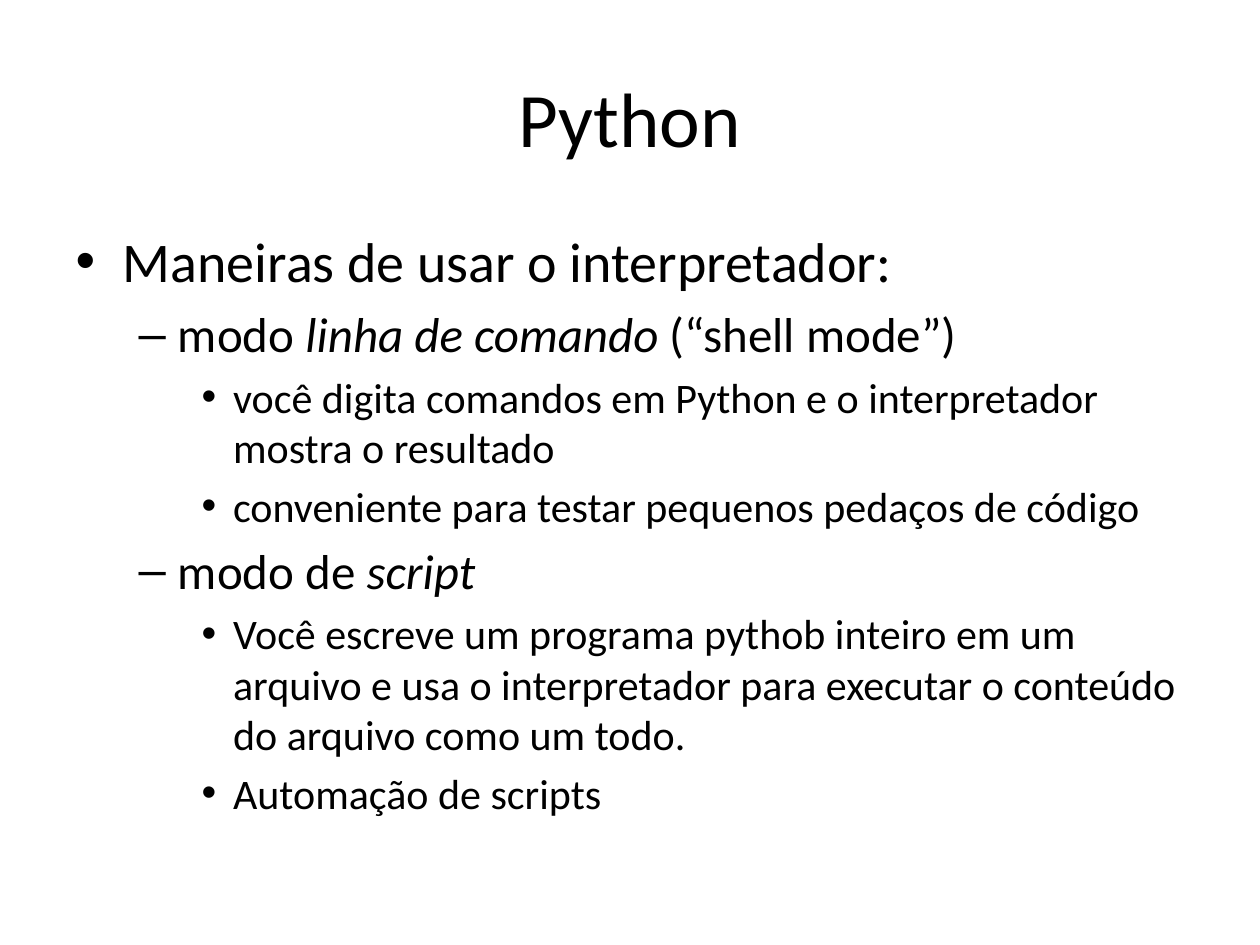
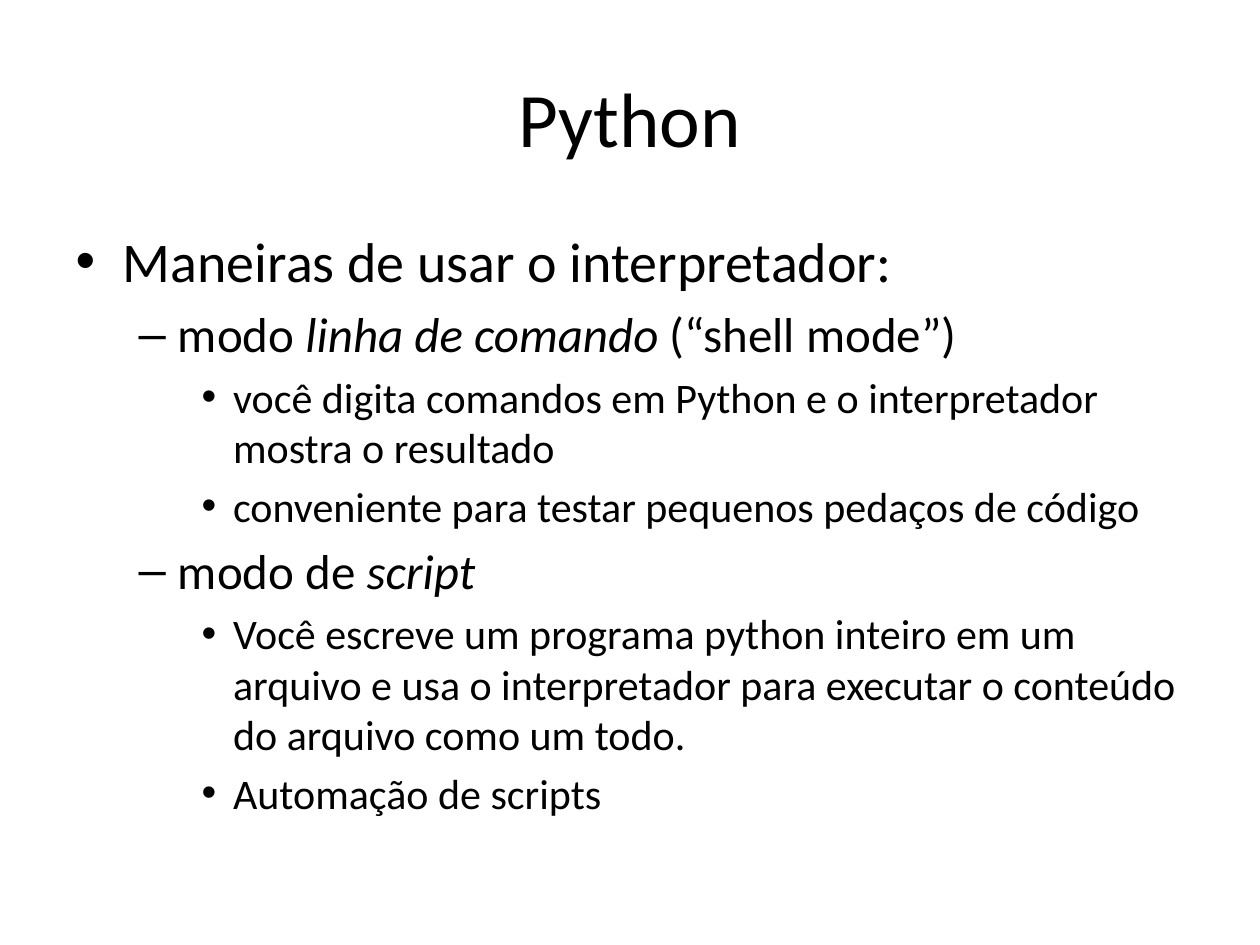
Before and after one commit to niviaquental/niviaquental.github.io, a slide deck: slide 4 of AutomacaoComScripts/Aula03-PythonIntro/03-PythonIntro.pptx. Drawn at 1260x945 pixels with LibreOffice and Linux fonts; fonts in the diff are those of the drawing; background and template pictures are left out. Boxes give left, top, right and bottom in pixels: in the first picture for what was removed or moved away, otherwise in the second. Text is boxed around its words. In the diff, an @@ line names an element or a change of style, - is before the commit and + after.

```diff
--- a/AutomacaoComScripts/Aula03-PythonIntro/03-PythonIntro.pptx
+++ b/AutomacaoComScripts/Aula03-PythonIntro/03-PythonIntro.pptx
@@ text at [233,619,1175,757]: text changed @@
-    • Você escreve um programa pythob inteiro em um arquivo e usa o interpretador para executar o conteúdo do arquivo como um todo.
+    • Você escreve um programa python inteiro em um arquivo e usa o interpretador para executar o conteúdo do arquivo como um todo.
```
Also in this commit, not shown: 5 other slides changed, 1 other file.
